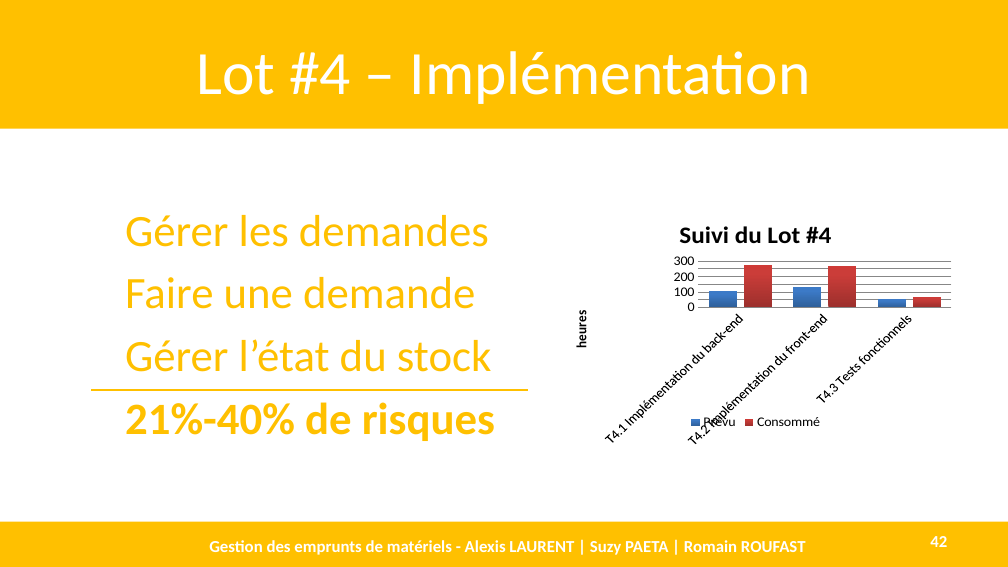
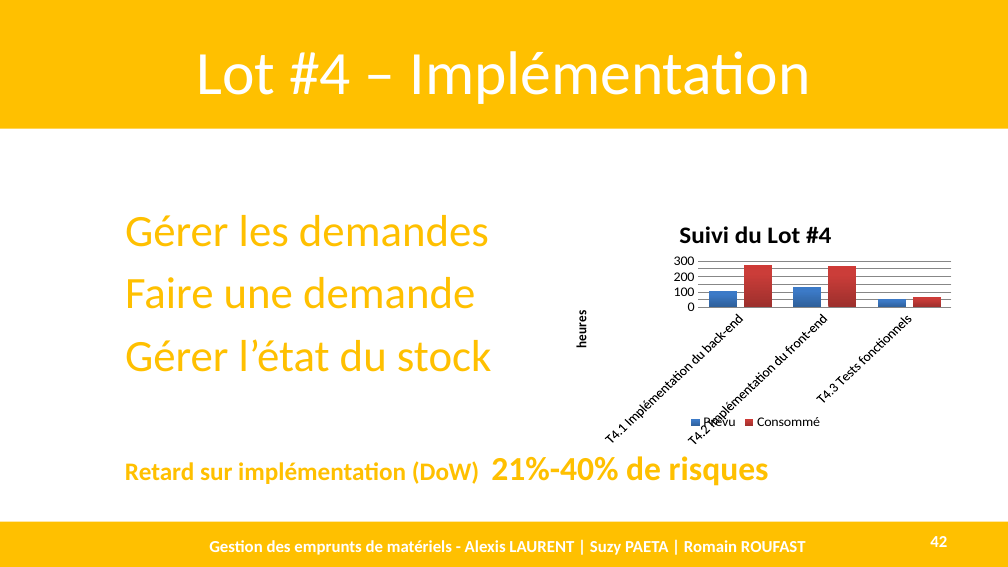
Before and after one commit to AlexisLaurent/Gestion_des_Emprunts, a slide deck: slide 42 of Livrables/D1.3 - DEF.pptx. Drawn at 1008x567 pixels with LibreOffice and Linux fonts; fonts in the diff are those of the drawing. Boxes give left, top, right and bottom in pixels: in the first picture for what was removed or moved away, otherwise in the second. Text is boxed around its words. In the diff, an @@ line names an element or a change of style, - is before the commit and + after.

```diff
--- a/Livrables/D1.3 - DEF.pptx
+++ b/Livrables/D1.3 - DEF.pptx
@@ line removed from (92, 390) to (528, 390) @@
@@ text at <box>125,402,495,441</box>: paragraph removed @@
-21%-40% de risques
@@ text added at <box>125,461,479,484</box>, 18 pt, text #FFC000, bold @@
+Retard sur implémentation (DoW)
@@ text added at <box>491,456,769,486</box>, 24 pt, text #FFC000, bold @@
+21%-40% de risques
```
Also in this commit, not shown: 2 other slides changed.
